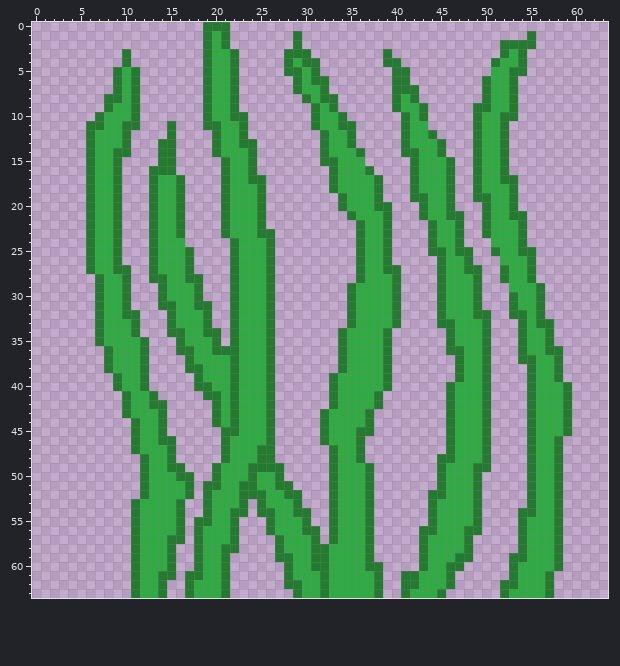
Pixel-art sprite, stored at UpperManagement/Assets/Sprites/Steams.png. Above: the version before the commit.
The file is 128x128 pixels, drawn in blocks of 2x2; one block is one cell here.
After the commit:
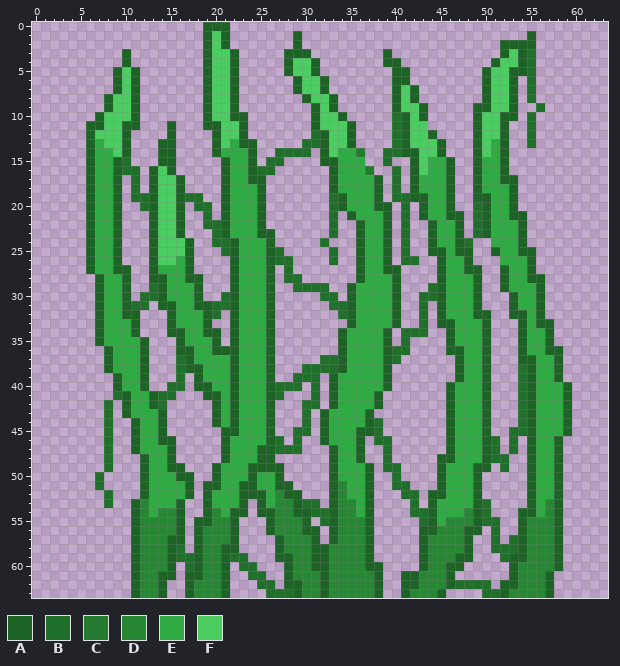
Palette (. is transparent): A #1d6326  B #206f2b  C #247b30  D #278735  E #30ab44  F #4bcd61
Changes in this commit:
Changed rows in their new state; - is an unchanged pixel.
first column x 6:
 0 -------------AAA--------------------------------------
 1 -------------AFA-------A-------------------------A----
 2 -------------AFA-------A----------------------AAAA----
 3 ----A--------AFFA-----AAA--------A------------AFAB----
 4 ----A--------AFFA-----AFFA-------AA----------AFFAB----
 5 ---AFA-------AFFA-----AFFA--------AA--------AFFAAB----
 6 ---AFA-------AFFA------AFFA-------AA--------AFFA-B----
 7 ---AFA-------AFFA------AFFA-------AFA-------AFFA-B----
 8 --AFFA-------AFFA-------AFFA------AFA-------AFFA-B----
 9 --AFFA-------AFFA--------AFA------AFFA-----AAFFA--B---
10 -AFFFA-------AFFAA-------AFFA-----BAFA-----AFFAA-B----
11 AAFFAA---A---AAFFA-------AFFFA----BAFF-----AFFA--B----
12 AFFFA----A----AFFA-------BAFFA----BAFFA----AFFA--B----
13 A-FFA---AA----AF-AA-----BBAFFA----BAFFFA---AF-A--B----
14 A--FA---AA----A---A--BBBB-AF-----BBAAFFA---AF-A-------
15 A--AB---AA-----A--A-BB----AA-----B--AF--A--A--A-------
16 A--ABB-AFA-----A--ABB------A------B-AF--A--A--A-------
17 A--A-B-AFFA----A--AA-------A----A-B-A---A--A--AA------
18 A--A-B-AFFA----A---A-------A----A-B-A---A--A---A------
19 A--A-BBAFFABB--A---A-------BA---A-BBAA--A--AA--A------
20 A--A--BAFFA-BB-A---A-------BA---AA-B-A--A--BA--A------
21 A--A---AFFA--B-A---A-------B-A---A-B-A--AA-BA--AA-----
22 A--A---AFFA--BBA---A-------B--A--A-B--A--A-BA---A-----
23 A--A---AFFA---BA---AA------B--A--A-B--A--A-BA---A-----
24 A--A---AFFFA--BBA---A-----B---A--A-B--A--AB-----A-----
25 A--A---AFFFA---BA---AB-----B--A--A-B--AA-AA--A--AA----
26 A--A---AFF-A----A---ABB----B--A--A-BB--A--A------A----
27 A--AA--A---A----A---A-B-------A--AA----A--AA--A--A----
28 -A--A--AA--AA---A---A-BB------A---A----A---A--A--AA---
29 -A--A--BA---A---A---A--BBBB--A----A---BA---A--A---A---
30 -A--A-BBA---A--BA---A-----BB-A----A--BBA---A---A--A---
31 -A--ABB-AA--AABBA---A------BBA----A--B-A---A---A--A---
32 -A--AA---A---AB-A---A-------BA----A--B-A---AA--AA-A---
33 -A---A---A---A--A---A--------A----A--B-AA---A---A-AA--
34 -A---A---AA--AA-A---A-------A----A-BBB--A---A---A--A--
35 -A----A---A---A-A---A-------A----A-B----A---A---A--A--
36 --A---A---AA--AAA---A-------A----ABB----AA--A---A--AA-
37 --A---A---BA----A---A-----BBA----AB------A--A---AA--A-
38 --A---A---BAA---A---A---BBBBA----A-------A--A---BA--A-
39 ---A--A---B-A---A---A--BBB-A-----A-------A--A---BA--A-
40 ---A--A--BB-AA--A---ABBB-B-A-----A------A---A---BA---A
41 ---BA--ABB---AA-A---AB---B-A----A-------A---A---BA---A
42 --B-A--AB-----A-A---A---BB-A----A-------A---A---BA---A
43 --B-A---A-----A-A---A---B-A----A--------A---A---BA---A
44 --B--A--A-----A-A---A---B-A----AB-------A---A---BA---A
45 --B--A--A------AA---A--BB-A---AAB-------A---A--BBA---A
46 --B--A--AA-----A----AB-B--A---A-BB------A---AB-B-A--A-
47 --B--A---A-----A---AABBB---A--A--B------A---AB-B-A--A-
48 --B---A--A-----A---AA------A--A--B-----AA---ABB--A--A-
49 --B---A--AA---A---AAAA-----A---A-BB----A---AA-B--A--A-
50 -B----A---AA--A---A--A-----A---A--B----A---A-----A--A-
51 -B----A----A-AA--AA--AA----AD--A--BB---A---A-----A--A-
52 --B---A----A-A---AAA-DAA---AD--A---BB-AA---A-----A--A-
53 --B--AD---A--A---A-A-DDABB-ADD-A----B-A----AB----A-DA-
54 -----AD-DDA--AD-AA-AADDAABBADD-A----BBA---DAB---AA-DA-
55 -----ADDDDA-AADDA---ADDDA-BADDDA-----BA-DDDABB--ADDDA-
56 -----ADDDDA-ADDDA---ADDDAA-ADDDA-----AADDDAA-B--ADDDA-
57 -----ADDDAA-ADDDA----ADDDA-ADDDA-----ADDDDA--B-BADDDA-
58 -----ADDDAB-ADDAA----ADDDAADDDDA-----ADDDDA--BBBADDDA-
59 -----ADDDABBADDABB---AADDAADDDDA-----ADDDAA---BAADDDA-
60 -----ADDDA-BADDA-BB---ADDAADDDDAA----ADDAA-----ADDDDA-
61 -----ADDAA-AADDA--BB--ADDDADDDDDA--AADDDA------ADDDA--
62 -----ADDA--ADDDA---BB-AADDADDDDDA--AADDDABBBB-AADDDA--
63 -----ADDA--ADDDA----BBBADDADDDDDA--ADDDA----BBADDDDA--
Pixel boxes of the changes (left, top, right, bottom) in both pictures:
changed: (86, 22, 572, 598)
